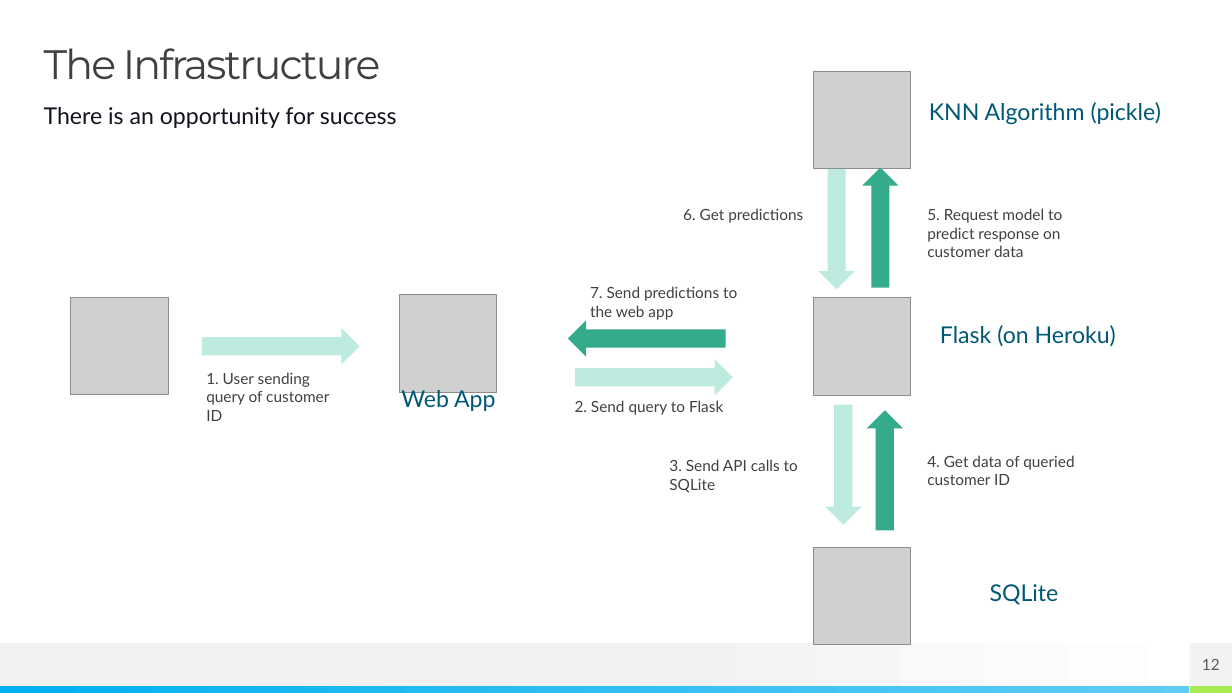
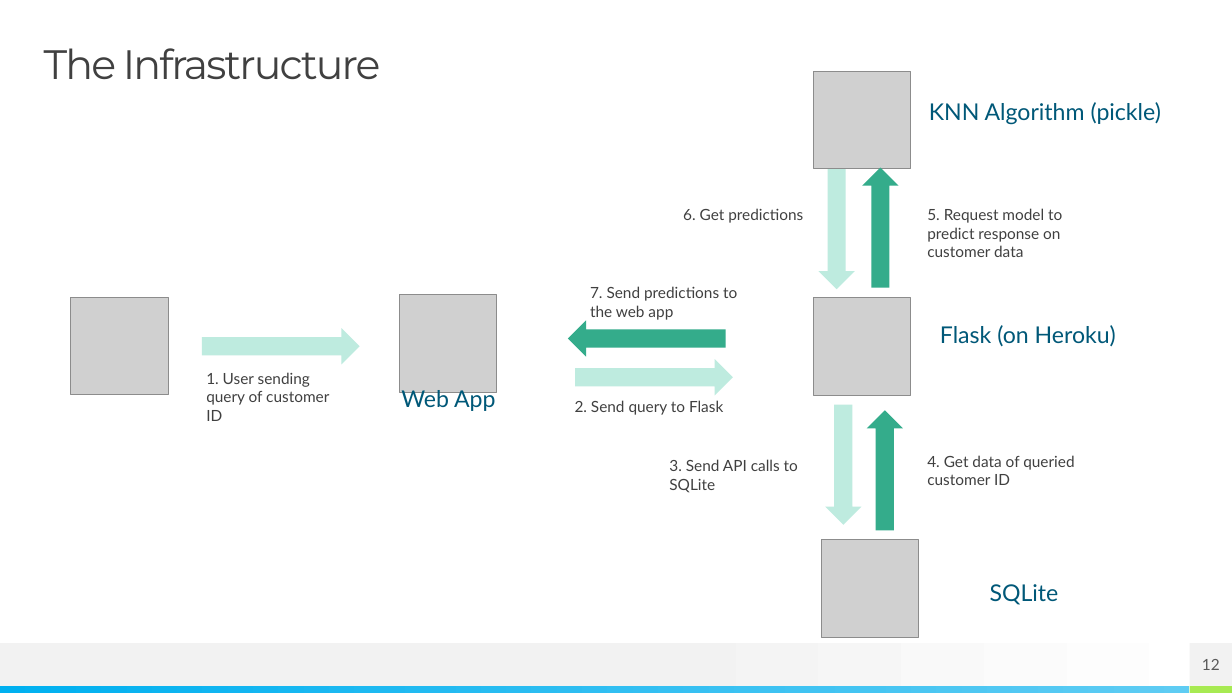
Before and after one commit to szerpa17/cross-sell-predictions, a slide deck: slide 12 of project-presentation.pptx. Drawn at 1232x693 pixels with LibreOffice and Linux fonts; fonts in the diff are those of the drawing; grey boxes stand for pictures. Boxes give left, top, right and bottom in pixels: in the first picture for what was removed or moved away, otherwise in the second. Text is boxed around its words. In the diff, an @@ line names an element or a change of style, - is before the commit and + after.

```diff
--- a/project-presentation.pptx
+++ b/project-presentation.pptx
@@ text removed at (x1=44, y1=107, x2=397, y2=128) @@
-There is an opportunity for success
@@ picture moved from (x1=813, y1=548, x2=910, y2=645) to (x1=822, y1=540, x2=919, y2=637) @@
```
Also in this commit, not shown: 1 other slide changed.
